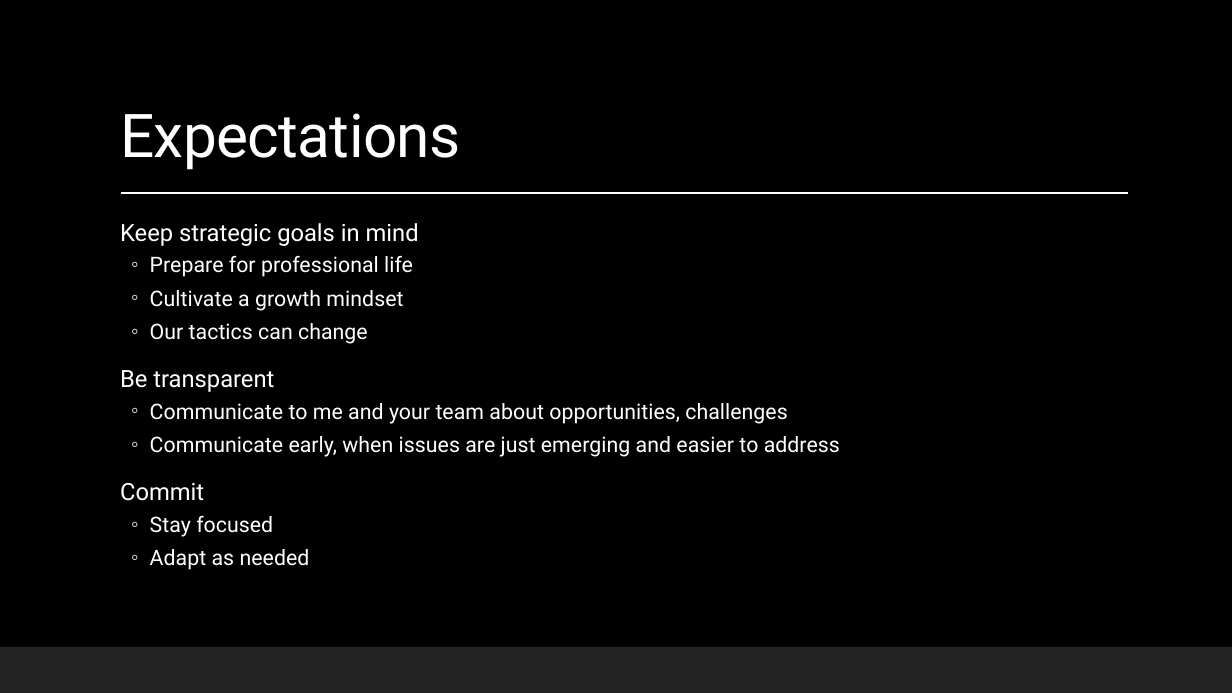
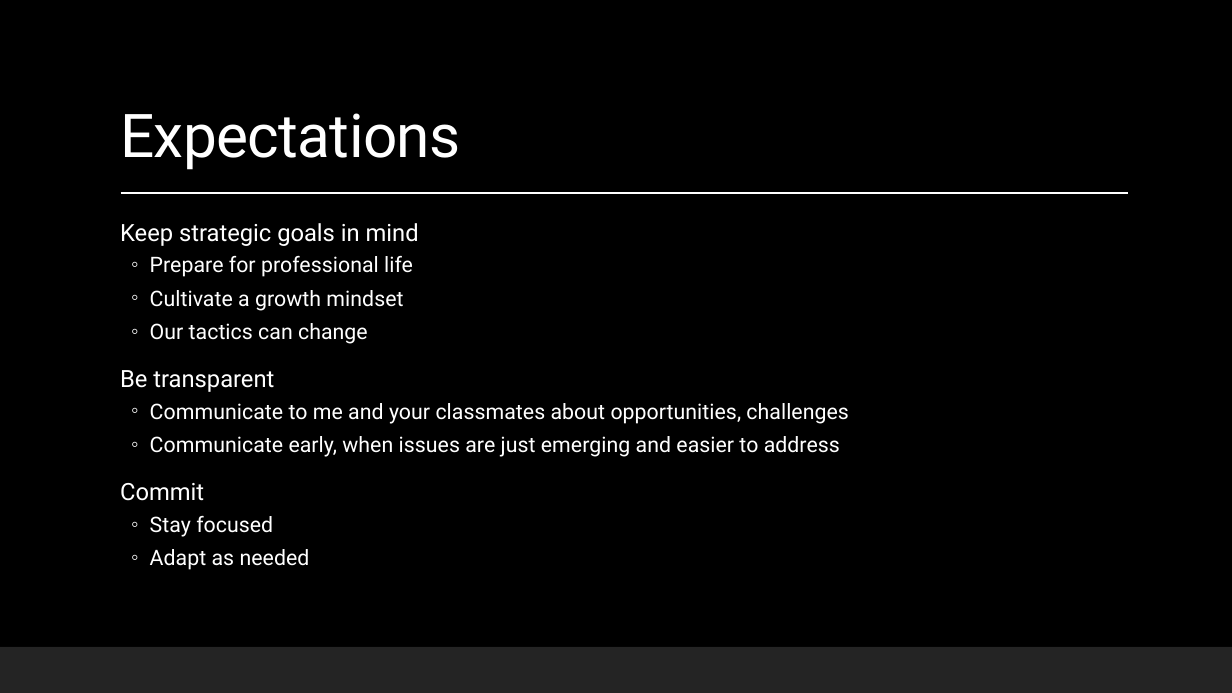
Before and after one commit to maherou/Teaching, a slide deck: slide 9 of files/CS373/IntroToCompSciResearch.pptx. Drawn at 1232x693 pixels with LibreOffice and Linux fonts; fonts in the diff are those of the drawing; background and template pictures are left out. Boxes give left, top, right and bottom in pixels: in the first picture for what was removed or moved away, otherwise in the second. Text is boxed around its words. In the diff, an @@ line names an element or a change of style, - is before the commit and + after.

```diff
--- a/files/CS373/IntroToCompSciResearch.pptx
+++ b/files/CS373/IntroToCompSciResearch.pptx
@@ text at [150, 403, 848, 424]: text changed @@
-  ◦ Communicate to me and your team about opportunities, challenges
+  ◦ Communicate to me and your classmates about opportunities, challenges
```
Also in this commit, not shown: 3 other slides changed, 8 other files.
